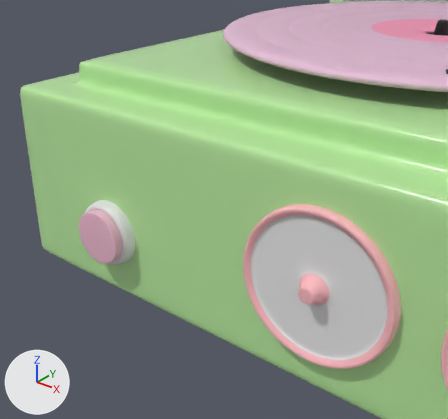
The FBX model Assets/Dinos Modelos/Modelos/tocadiscos.fbx as it was, and as the next commit left it.
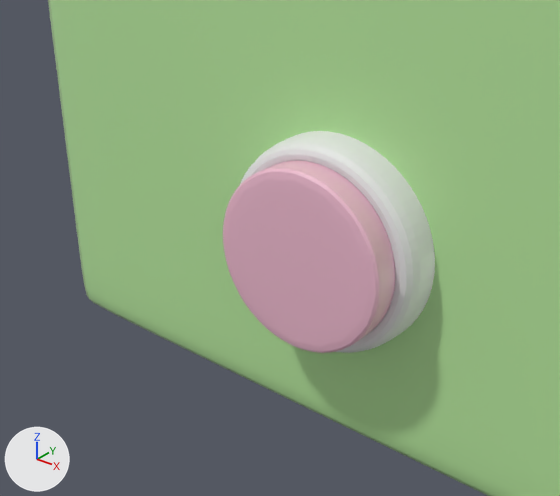
Each version appears first from a 50 mm lens placed at (1.108, -3.055, 1.625), pointed at (-0.444, -1.115, 0.422), and next in a close-up from a 50 mm lens placed at (-0.307, -2.213, 0.759), pointed at (-0.867, -1.513, 0.325). The lights are fixed; the arrows at lower left show +X, +Y and +Z. The first two pictures are the older version. Where no turn or scale is listed for an object, it has been applied to the vertices.
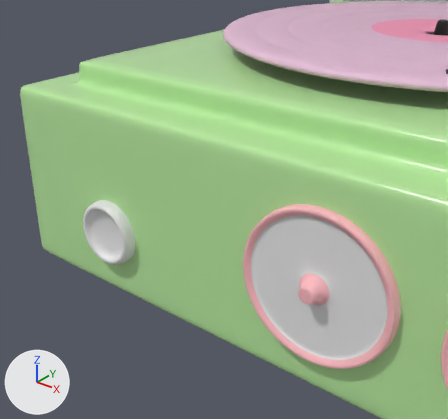
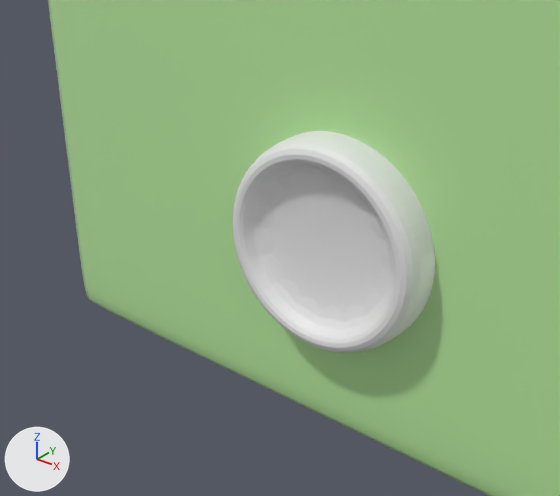
Pixel boxes [x1, y1, x2, y2] of what changed, in the close-ups (560 x 496 px):
'Circle.005', deleted (pink): before [223, 161, 395, 353]
'Circle.004', unchanged, uncovered by the edit: before [239, 131, 435, 353]; after [233, 131, 435, 353]

Patch to the scene script:
```diff
--- a/Assets/Dinos Modelos/Modelos/tocadiscos.fbx.py
+++ b/Assets/Dinos Modelos/Modelos/tocadiscos.fbx.py
@@ ob_circle_005 @@
-ob_circle_005 = bpy.data.objects.new('Circle.005', me_mesh_005)
-ob_circle_005.location = (-0.838, -1.524, 0.314)
```
